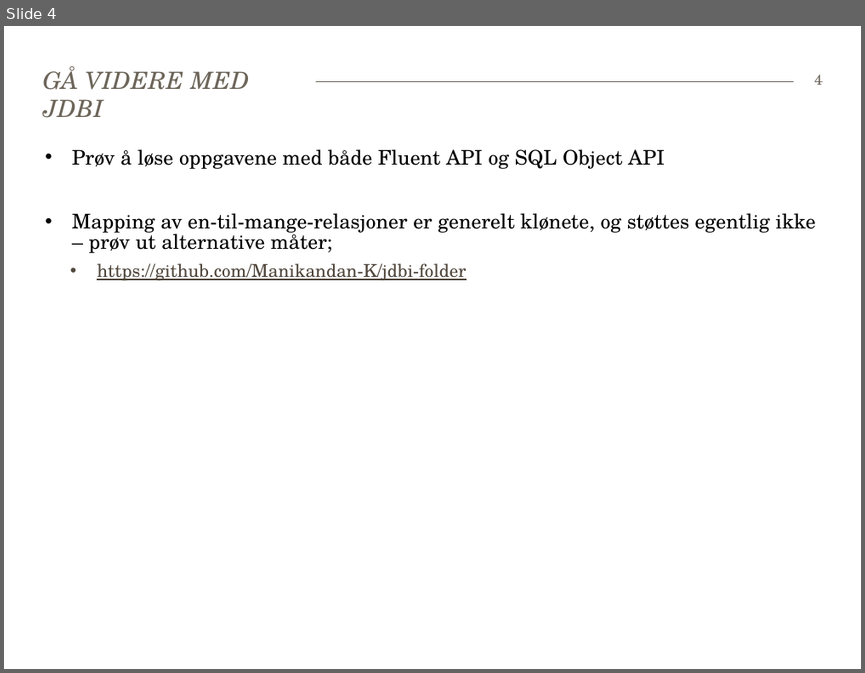
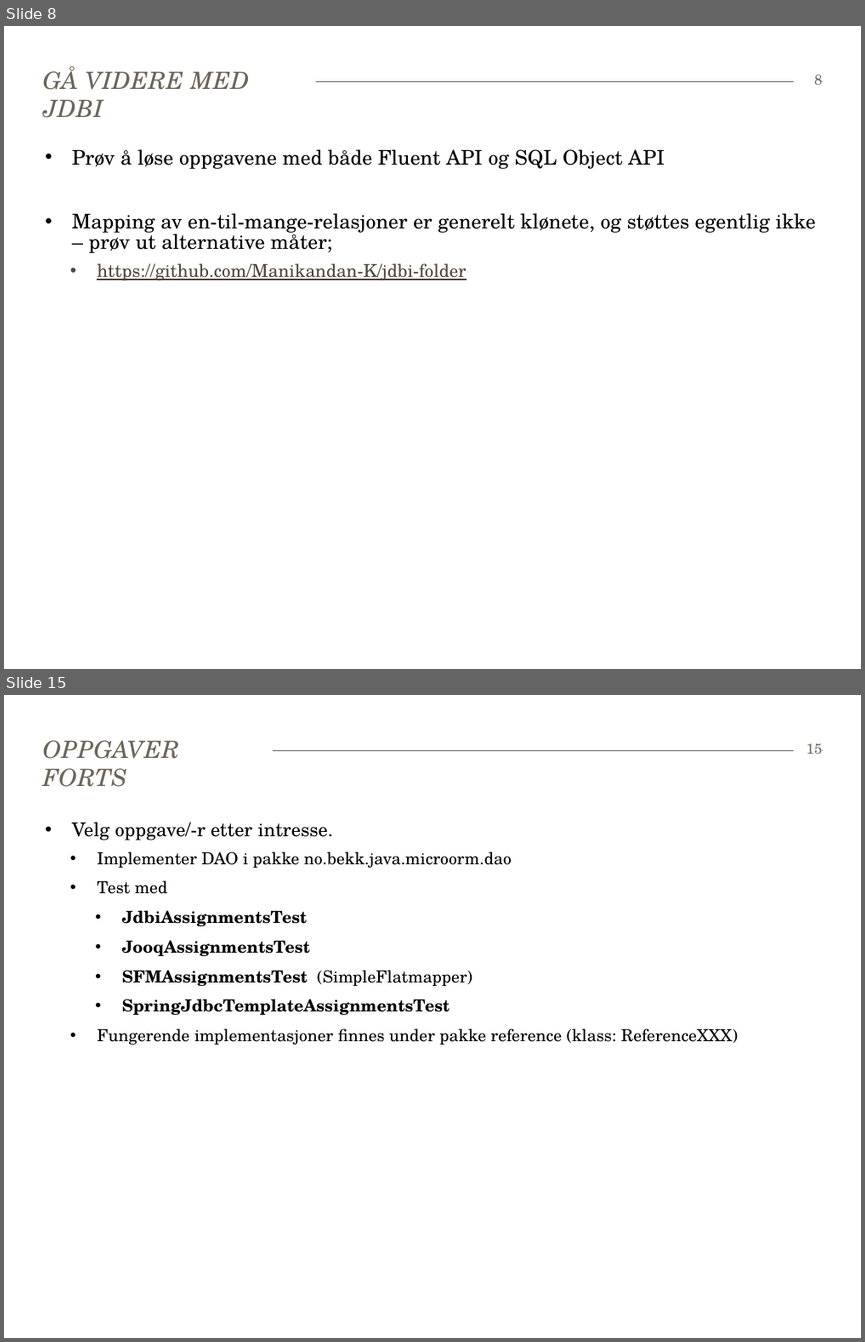
Before and after one commit to Robert-Larsen/java-microorm, a slide deck: Faggruppemøte 170615-microorm.pptx. Shown one above the other, each under a label of ours: slide 4 before the commit, slides 8 and 15 after it; the slides between them are not shown. The pictures are 865x673 and 865x1342 pixels, drawn with LibreOffice and Linux fonts; fonts in the diff are those of the drawing. Boxes give left, top, right and bottom in pixels: in the first picture for what was removed or moved away, otherwise in the second. Text is boxed around its words. In the diff, an @@ line names an element or a change of style, - is before the commit and + after.

Commit message:
Added some slides for Intro, JOOQ, SFM and assignments.

```diff
--- a/Faggruppemøte 170615-microorm.pptx
+++ b/Faggruppemøte 170615-microorm.pptx
@@ slide 15 added at (4,695,861,1338), background #FFFFFF; not listed: 1 template element that a slide beside it also shows @@
@@ title added at (43,740,180,787), 20 pt, text #6C6559, italic @@
+OPPGAVER FORTS
@@ page number added at (806,743,823,754), 12 pt, text #6C6559 @@
+15
@@ text added at (72,822,738,1044), 14 pt, text #000000 @@
+• Velg oppgave/-r etter intresse.
+  • Implementer DAO i pakke no.bekk.java.microorm.dao
+  • Test med
+    • JdbiAssignmentsTest
+    • JooqAssignmentsTest
+    • SFMAssignmentsTest (SimpleFlatmapper)
+    • SpringJdbcTemplateAssignmentsTest
+  • Fungerende implementasjoner finnes under pakke reference (klass: ReferenceXXX)
@@ what was slide 4 is now slide 8 @@
@@ page number at (814,74,822,85): text changed @@
-4
+8
```
Also in this commit, not shown: 10 other slides added.
